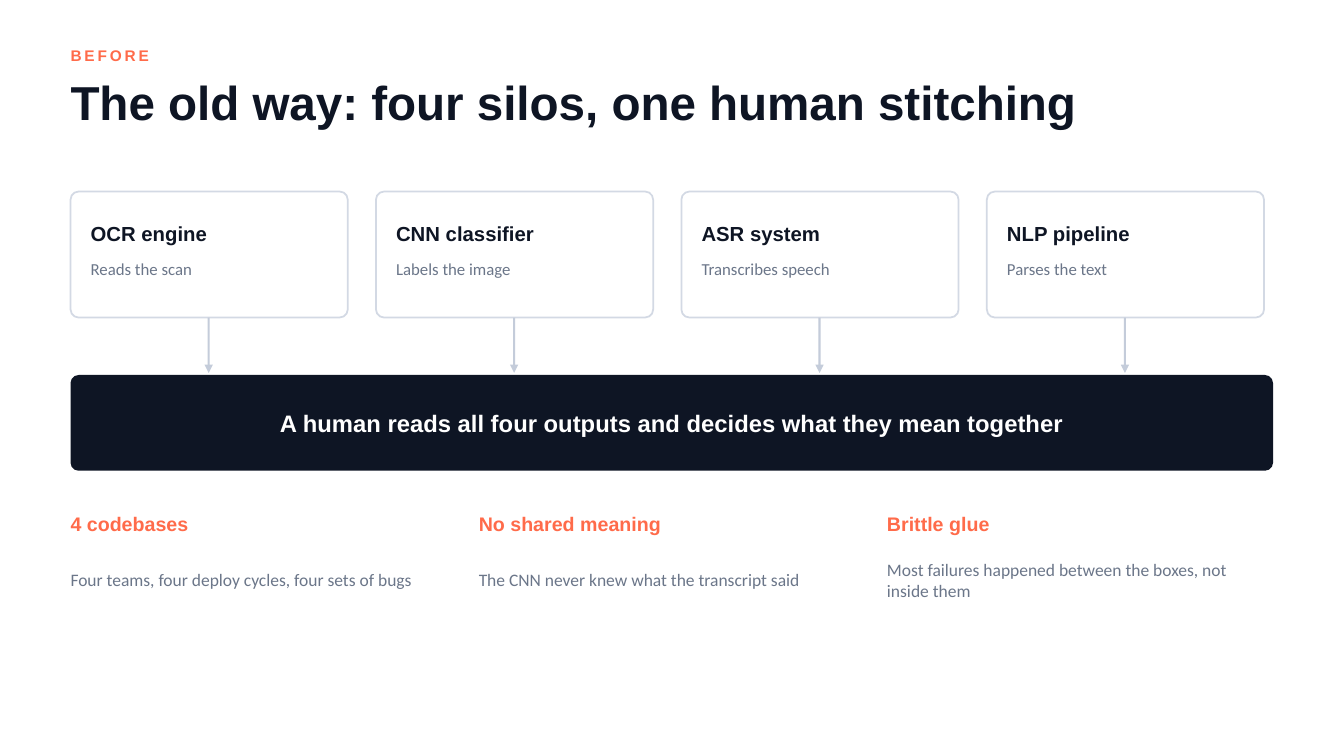
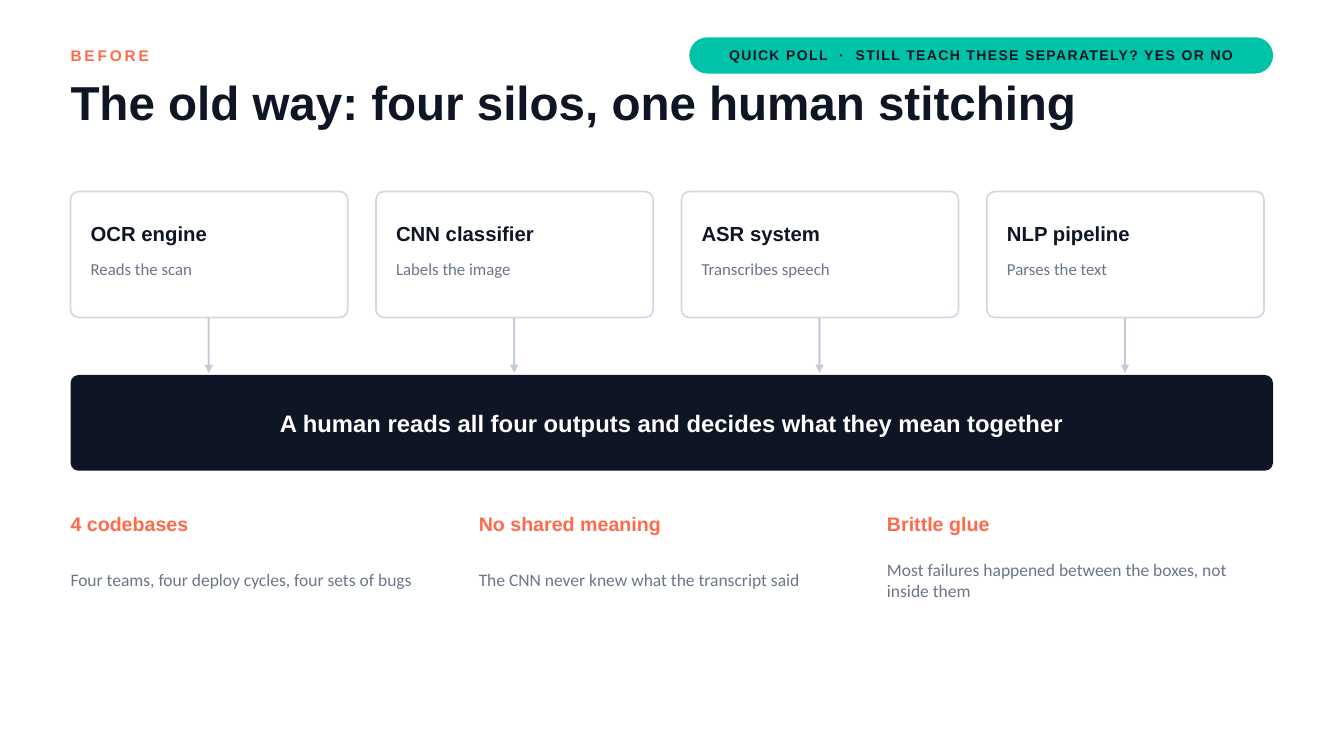
Before and after one commit to lksmangai/DeepLearning, a slide deck: slide 8 of Multimodal-AI-ATAL-FDP-Deck.pptx (slide 7 before the commit). Drawn at 1344x756 pixels with LibreOffice and Linux fonts; fonts in the diff are those of the drawing. Boxes give left, top, right and bottom in pixels: in the first picture for what was removed or moved away, otherwise in the second. Text is boxed around its words. In the diff, an @@ line names an element or a change of style, - is before the commit and + after.

```diff
--- a/Multimodal-AI-ATAL-FDP-Deck.pptx
+++ b/Multimodal-AI-ATAL-FDP-Deck.pptx
@@ rounded rectangle added at <box>690,37,1273,74</box>, fill #00C2A8 @@
@@ text added at <box>729,50,1233,63</box>, 10 pt, text #0E1524, bold @@
+QUICK POLL · STILL TEACH THESE SEPARATELY? YES OR NO
```
Also in this commit, not shown: 18 other slides changed, 14 slides added.
